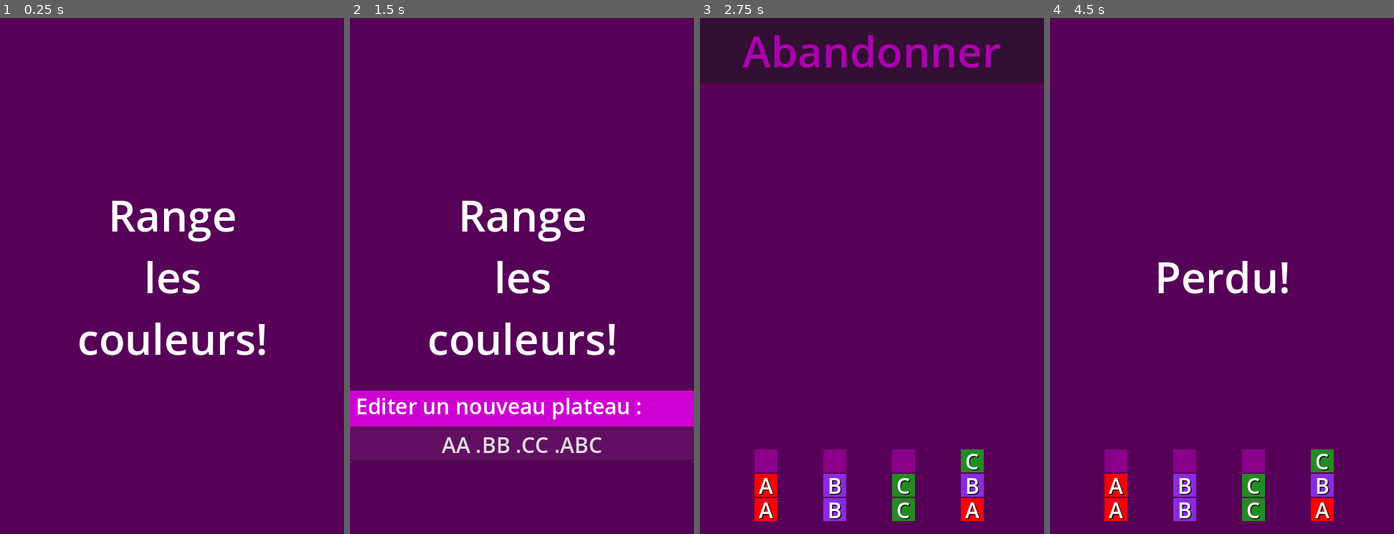
Above: before the commit, frames 1-4 (left to right).
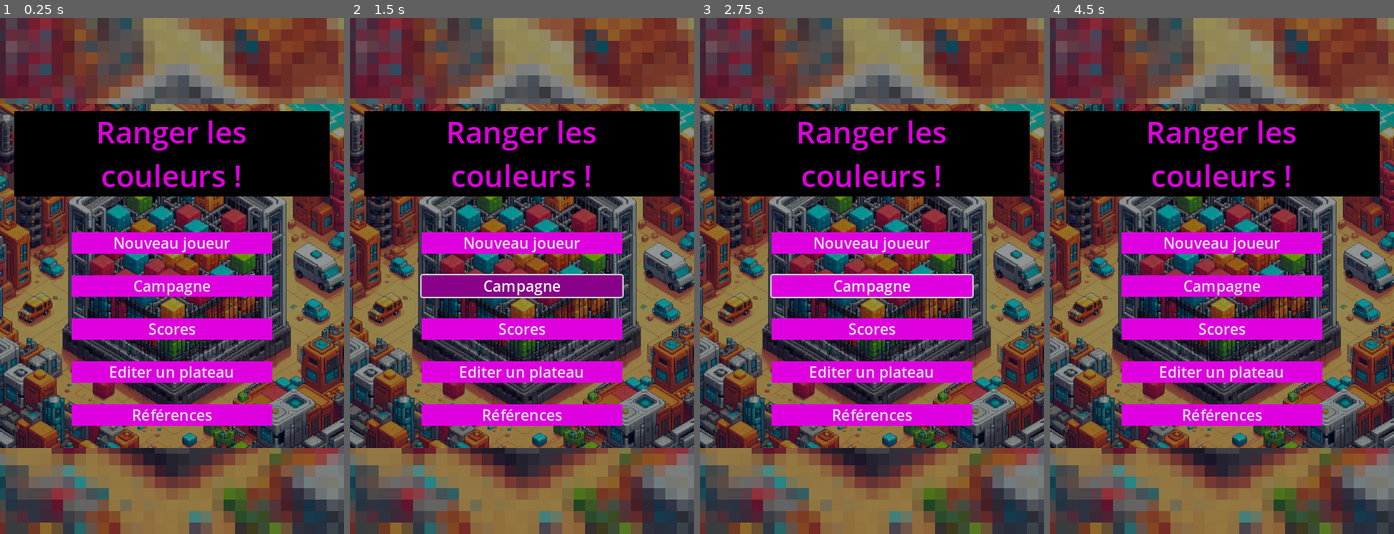
Above: after the commit, the same moments.

Repository: leguims/godot-color-sort-for-anna
Game: Godot game, scene res://Scenes/MenuPrincipal/menu_principal.tscn
Two runs of this game, one before a commit and one after it. Both use one fixed random seed, a clock stepped at 60 frames per second and the inputs below. Before the commit the project starts from res://Scenes/Principal/principal.tscn.
Inputs (mouse positions are in pixels of both pictures, inside the frame that each line leads up to):
- Up to frame 1 (0.25 s): no input
- Up to frame 2 (1.5 s): click (522, 245) at 0.5 s, where only the run after the commit has a clickable "Nouveau joueur"; click (522, 286) at 1.25 s, where only the run after the commit has a clickable "Campagne"
- Up to frame 3 (2.75 s): click (872, 497) at 2 s, where only the run before the commit has a clickable "Commencer"
- Up to frame 4 (4.5 s): click (1222, 48) at 2.75 s, where only the run before the commit has a clickable "Abandonner"; click (1222, 327) at 3.5 s, where only the run after the commit has a clickable "Scores"; tap Enter at 4.25 s; move the mouse to (1297, 250) at 4.27 s; click (1297, 250) at 4.42 s

The runs differ from the first frame. In frame 1, 100% of the frame differs, in the area x 0-100%, y 0-100%; in frame 2, 98%; in frame 3, 100%; in frame 4, 100%.

Commit message:
Ajout du nombre de parties dans la sauvegarde.

Diff:
--- a/Scenes/Menu/menu.gd
+++ b/Scenes/Menu/menu.gd
@@ -68,6 +68,7 @@
 	$BoutonCommencer.hide()
 
 func _on_bouton_commencer_pressed() -> void:
+	changer_plateau_commencer()
 	commencer_plateau.emit()
 
 func _afficher_message(texte : String, temporaire : bool = true):
@@ -81,6 +82,7 @@
 ###############################################
 # Gestion des niveaux et des plateaux à jouer
 ###############################################
+var nombre_de_partie = 0
 var niveau_actuel = 3
 var plateau_actuel = { '3': 0 }
 var plateau_victoire_dernier_plateau = false
@@ -165,6 +167,11 @@
 	fichier.store_string(json_string)
 	fichier.close()
 
+func changer_plateau_commencer() -> void:
+	nombre_de_partie += 1
+	print("Nombre de parties = ", nombre_de_partie)
+	enregistrer_sauvegarde_joueur()
+
 func changer_plateau_victoire() -> void:
 	var sauvegarder = false
 	# Augmenter le plateau du niveau courant
@@ -182,10 +189,9 @@
 			plateau_actuel[str(niveau_actuel)] = 0
 		sauvegarder = true
 
-	print("Niveau = ", niveau_actuel, " indice Plateau = ", plateau_actuel.get(str(niveau_actuel)))
+	print("Niveau = ", niveau_actuel, " - indice Plateau = ", plateau_actuel.get(str(niveau_actuel)), " - Nombre de parties = ", nombre_de_partie)
 	if sauvegarder:
 		enregistrer_sauvegarde_joueur()
-
 
 func changer_plateau_abandon() -> void:
 	# Diminuer le niveau courant
@@ -208,6 +214,8 @@
 	var sauvegarde_joueur = read_json_file("user://sauvegarde.json")
 	if sauvegarde_joueur:
 		print("sauvegarde_joueur = ", sauvegarde_joueur)
+		if 'nombre_de_partie' in sauvegarde_joueur:
+			nombre_de_partie = sauvegarde_joueur['nombre_de_partie']
 		if 'niveau_actuel' in sauvegarde_joueur:
 			niveau_actuel = sauvegarde_joueur['niveau_actuel']
 		if 'plateau_actuel' in sauvegarde_joueur:
@@ -219,6 +227,7 @@
 
 func enregistrer_sauvegarde_joueur() -> void:
 	var sauvegarde_joueur = {
+		'nombre_de_partie' : nombre_de_partie,
 		'niveau_actuel' : niveau_actuel,
 		'plateau_actuel' : plateau_actuel,
 		'plateau_victoire_dernier_plateau' : plateau_victoire_dernier_plateau
--- a/project.godot
+++ b/project.godot
@@ -12,7 +12,7 @@
 
 config/name="godot color wood sort"
 config/description="Jeu de tri de jeton de couleurs."
-run/main_scene="res://Scenes/Principal/principal.tscn"
+run/main_scene="res://Scenes/MenuPrincipal/menu_principal.tscn"
 config/features=PackedStringArray("4.3", "GL Compatibility")
 config/icon="res://icon.svg"
 
